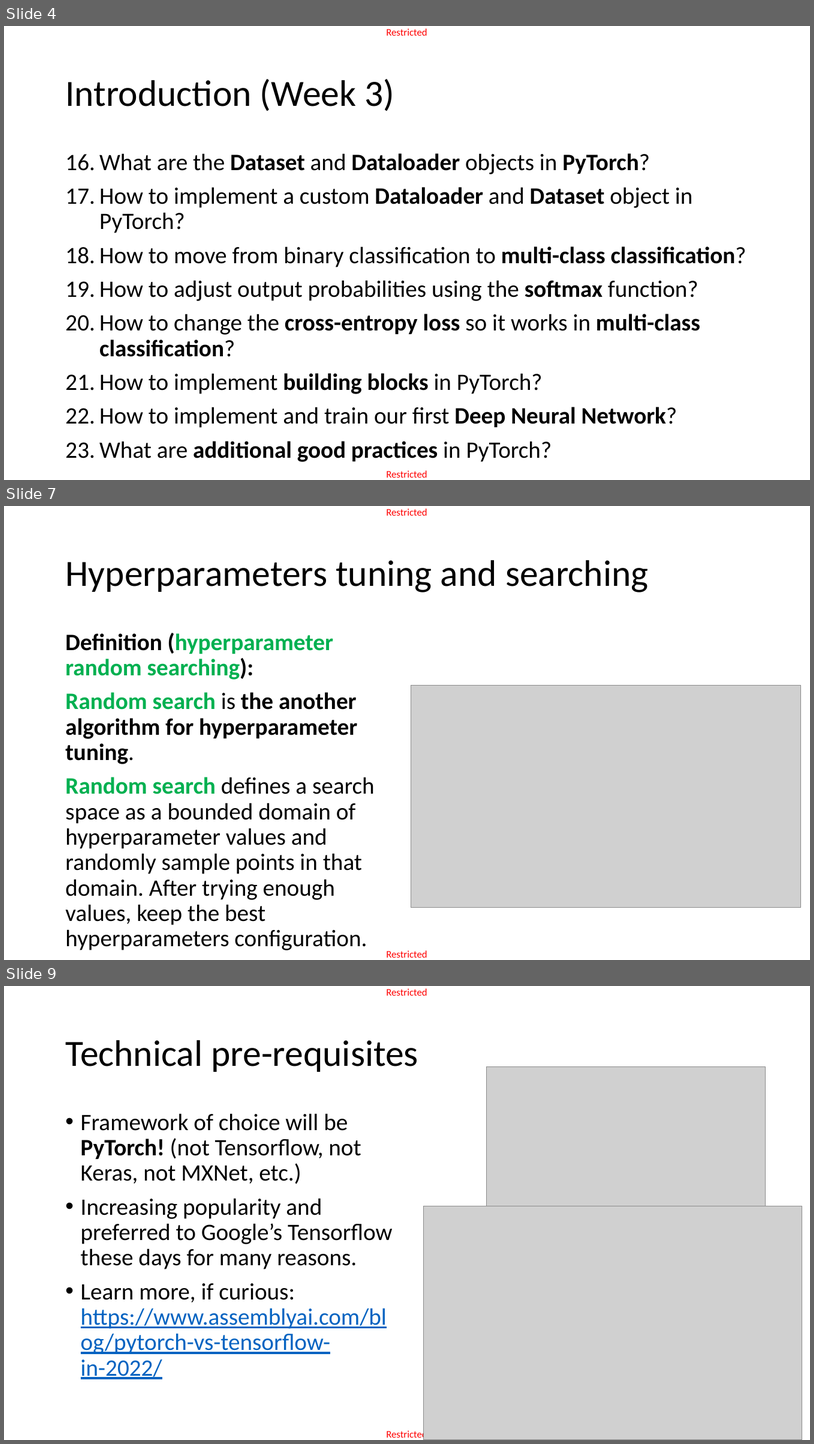
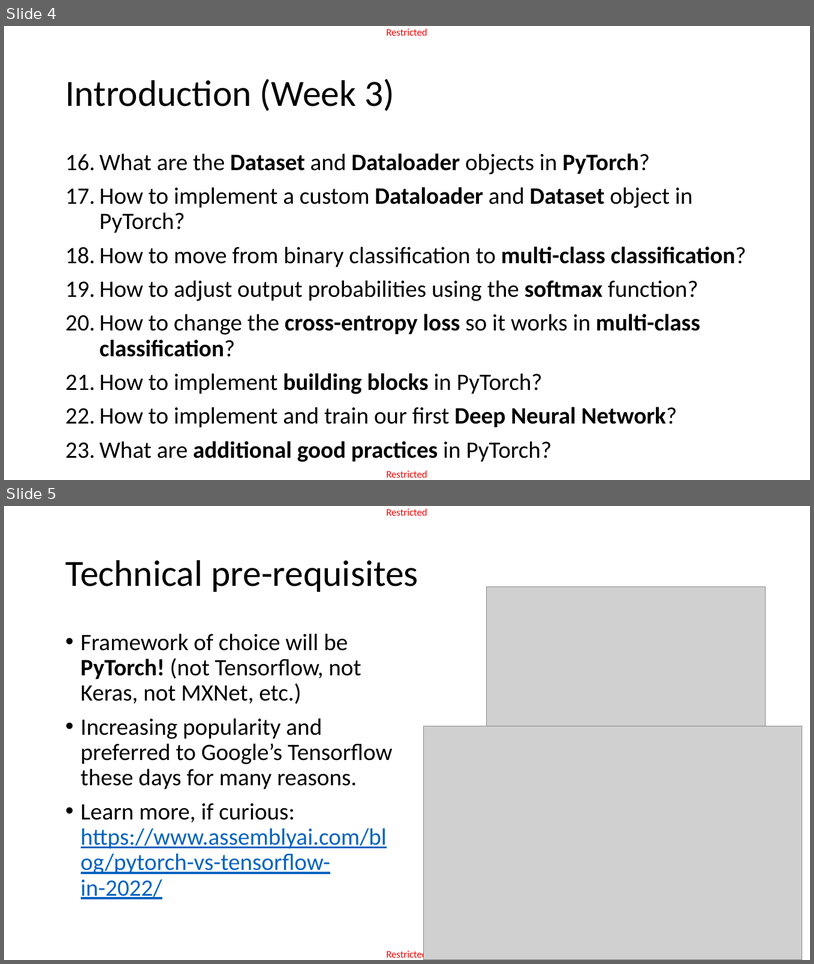
Before and after one commit to matthieudemari/SUTD_DL_50_039, a slide deck: W3/1. W3S1 final/W3S1.pptx. Shown one above the other, each under a label of ours: slides 4, 7 and 9 before the commit, slides 4 and 5 after it; the slides between them are not shown. The pictures are 814x1444 and 814x964 pixels, drawn with LibreOffice and Linux fonts; fonts in the diff are those of the drawing; grey boxes stand for pictures. Boxes give left, top, right and bottom in pixels: in the first picture for what was removed or moved away, otherwise in the second. Text is boxed around its words. In the diff, an @@ line names an element or a change of style, - is before the commit and + after.

```diff
--- a/W3/1. W3S1 final/W3S1.pptx
+++ b/W3/1. W3S1 final/W3S1.pptx
@@ slide 7 removed at box(4, 506, 810, 960), background #FFFFFF; not listed: 2 template elements that a slide beside it also shows @@
@@ title removed at box(65, 560, 648, 592) @@
-Hyperparameters tuning and searching
@@ text removed at box(65, 633, 375, 950) @@
-Definition (hyperparameter random searching):
-Random search is the another algorithm for hyperparameter tuning.
-Random search defines a search space as a bounded domain of hyperparameter values and randomly sample points in that domain. After trying enough values, keep the best hyperparameters configuration.
@@ picture removed at box(412, 685, 801, 907) @@
@@ what was slide 9 is now slide 5 @@
```
Also in this commit, not shown: 3 slides changed, 1 slide added, 3 other slides removed, 3 other files.
